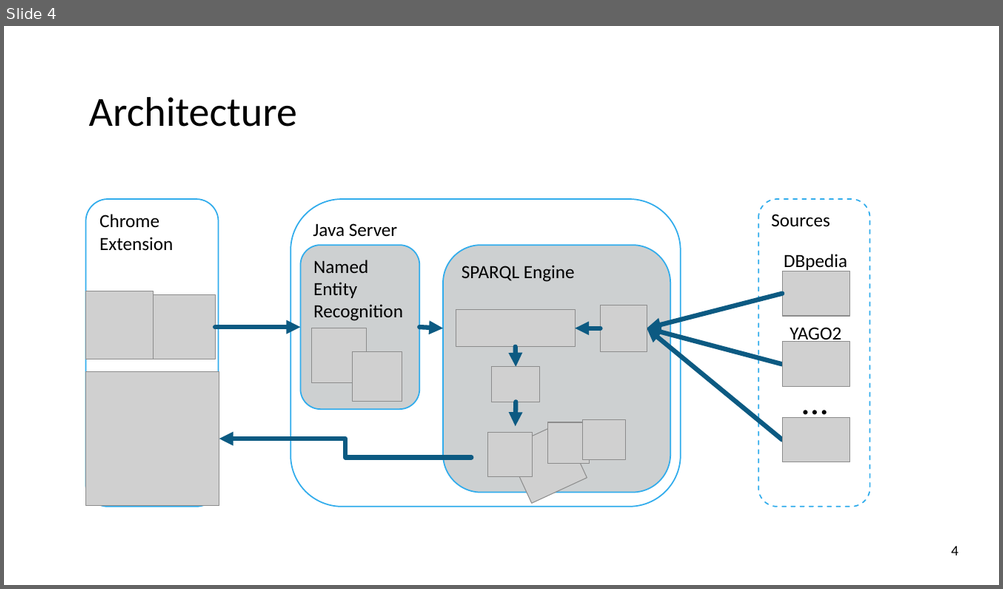
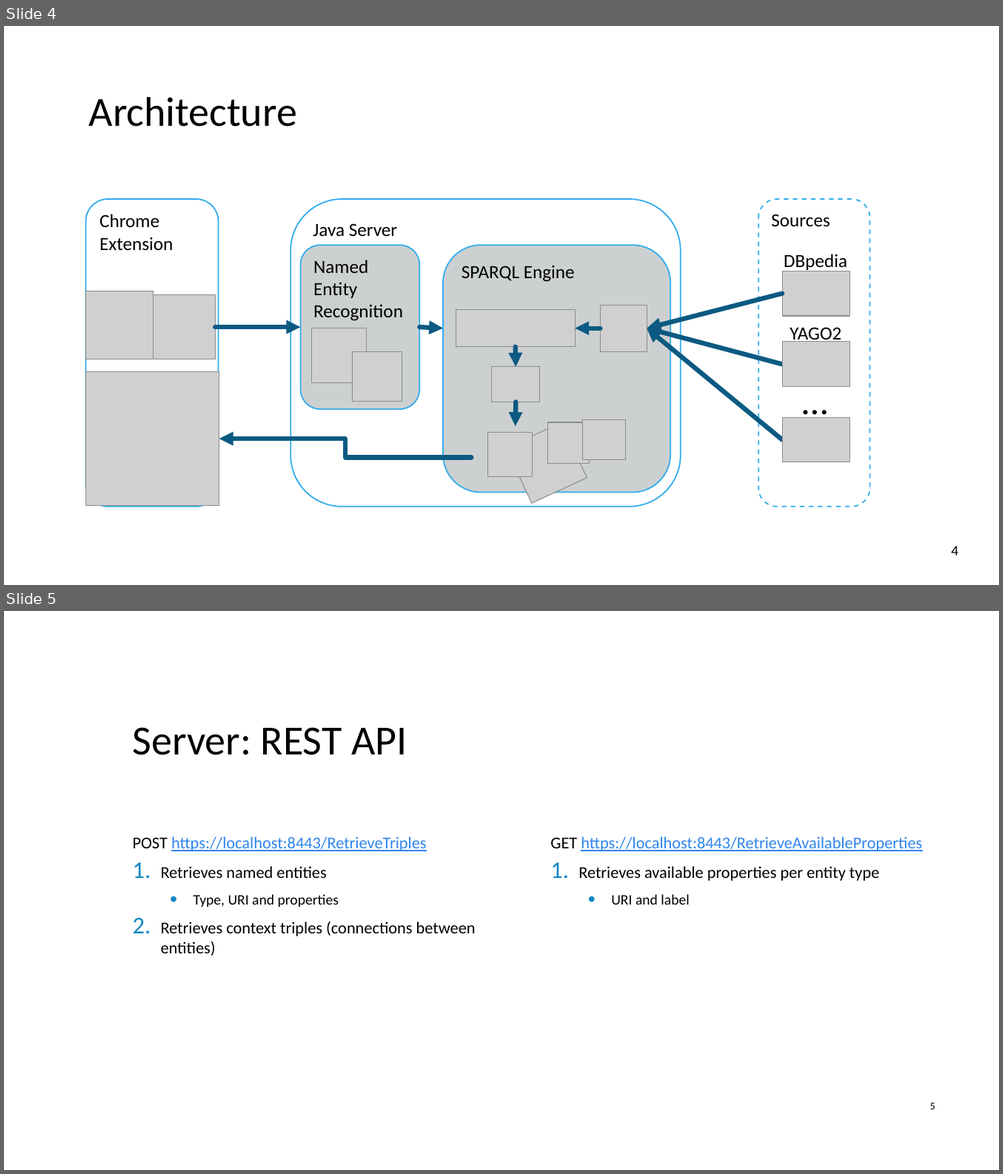
Before and after one commit to ofrendo/SemanticWebTechnologies, a slide deck: ProjectPresentation/EntityAnnotation.pptx. Shown one above the other, each under a label of ours: slide 4 before the commit, slides 4 and 5 after it. The pictures are 1003x589 and 1003x1174 pixels, drawn with LibreOffice and Linux fonts; fonts in the diff are those of the drawing; grey boxes stand for pictures; background and template pictures are left out. Boxes give left, top, right and bottom in pixels: in the first picture for what was removed or moved away, otherwise in the second. Text is boxed around its words. In the diff, an @@ line names an element or a change of style, - is before the commit and + after.

```diff
--- a/ProjectPresentation/EntityAnnotation.pptx
+++ b/ProjectPresentation/EntityAnnotation.pptx
@@ slide 5 added at (4, 611, 999, 1170), background picture (left out) @@
@@ title added at (133, 727, 407, 755), 40 pt, text #000000 @@
+Server: REST API
@@ text added at (133, 837, 475, 956), 16 pt, text #000000 @@
+POST https://localhost:8443/RetrieveTriples
+1. Retrieves named entities
+  • Type, URI and properties
+2. Retrieves context triples (connections between entities)
@@ text added at (550, 837, 922, 905), 16 pt, text #000000 @@
+GET https://localhost:8443/RetrieveAvailableProperties
+1. Retrieves available properties per entity type
+  • URI and label
@@ page number added at (930, 1103, 935, 1110), 10 pt, text #000000 @@
+5
```
Also in this commit, not shown: 2 slides changed, 7 other slides added.
